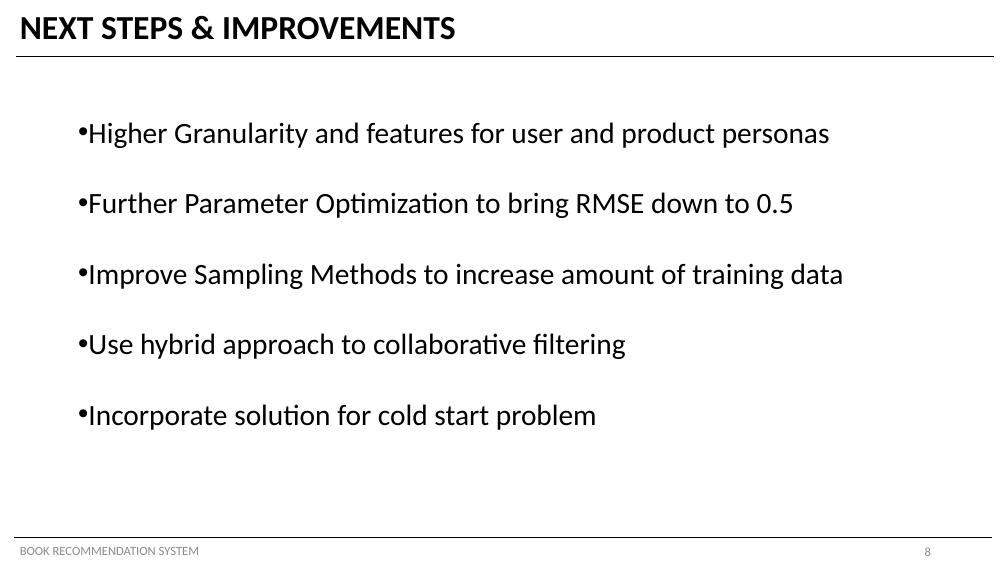
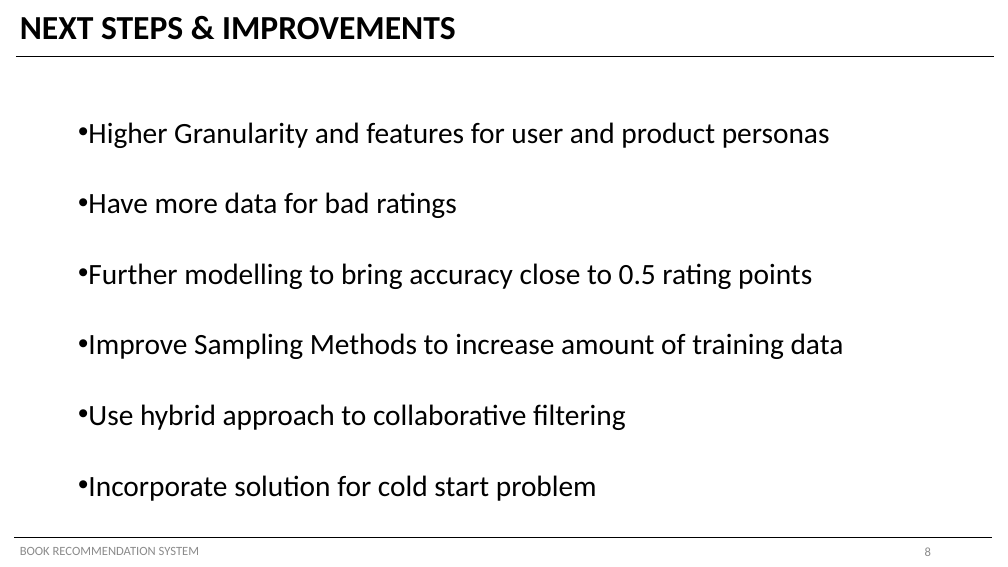
Before and after one commit to shayanabdulkarimkhan/book-recommendation-system, a slide deck: slide 8 of Stakeholder_Presentation.pptx. Drawn at 1008x567 pixels with LibreOffice and Linux fonts; fonts in the diff are those of the drawing. Boxes give left, top, right and bottom in pixels: in the first picture for what was removed or moved away, otherwise in the second. Text is boxed around its words. In the diff, an @@ line names an element or a change of style, - is before the commit and + after.

Commit message:
Fixed Typos

```diff
--- a/Stakeholder_Presentation.pptx
+++ b/Stakeholder_Presentation.pptx
@@ text at [88, 192, 812, 289]: text changed @@
-• Further Parameter Optimization to bring RMSE down to 0.5
+• Have more data for bad ratings
+• Further modelling to bring accuracy close to 0.5 rating points
```
Also in this commit, not shown: 1 other slide changed, 1 slide added.
